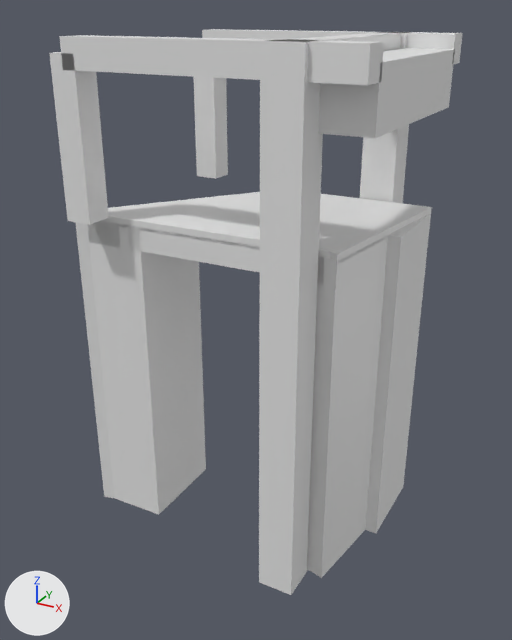
The glTF model models/maasland/maasland-brug-8de20310/maasland-brug-8de20310.glb: old version first, new version second.
Both versions are drawn from a 50 mm camera at (11.2, -20.3, 7.6) aimed at (0.4, -0.7, -2.2). Arrows for +X, +Y and +Z are at lower left; the lights stay in place. The older version comes first. Vertices at exactly the same position are counted once.

The scene before the commit, as lines of its bpy script (objects in view):
```python
ob_building_balans = bpy.data.objects.new('building:balans', me_balans)
ob_building_balans.location = (0.0, 0.0, 0.0)
ob_building_hamei = bpy.data.objects.new('building:hamei', me_hamei)
ob_building_hamei.location = (0.0, 0.0, 0.0)
ob_building_hamei_2 = bpy.data.objects.new('building:hamei 2', me_hamei_2)
ob_building_hamei_2.location = (0.0, 0.0, 0.0)
ob_building_hangstang_2 = bpy.data.objects.new('building:hangstang 2', me_hangstang_2)
ob_building_hangstang_2.location = (0.0, 0.0, 0.0)
ob_building_portaal = bpy.data.objects.new('building:portaal', me_portaal)
ob_building_portaal.location = (0.0, 0.0, 0.0)
ob_road_dek = bpy.data.objects.new('road:dek', me_dek)
ob_road_dek.location = (0.0, 0.0, 0.0)
ob_road_inrit = bpy.data.objects.new('road:inrit', me_inrit)
ob_road_inrit.location = (0.0, 0.0, 0.0)
ob_road_landhoofd__aangenomen = bpy.data.objects.new('road:landhoofd (aangenomen)', me_landhoofd__aangenomen)
ob_road_landhoofd__aangenomen.location = (0.0, 0.0, 0.0)
ob_road_landhoofd__aangenomen__2 = bpy.data.objects.new('road:landhoofd (aangenomen) 2', me_landhoofd__aangenomen__2)
ob_road_landhoofd__aangenomen__2.location = (0.0, 0.0, 0.0)
# me_portaal
# before: 0 (3.51, 3.75, 6.87) at pixel (406, 32), 1 (3.51, 3.75, 5.97), 2 (2.61, 3.75, 5.97), 3 (2.61, 3.75, 6.87) at pixel (380, 32), 4 (3.51, -3.66, 6.87) at pixel (310, 41)
# before: 5 (2.61, -3.66, 6.87) at pixel (277, 40), 6 (2.61, -3.66, 5.97), 7 (3.51, -3.66, 5.97)
# me_hangstang_2
# before: 0 (-3.61, -3.21, 6.42), 1 (-4.51, -3.21, 6.42), 2 (-4.51, -4.11, 6.42) at pixel (49, 52), 3 (-3.61, -4.11, 6.42) at pixel (73, 53), 4 (-3.61, -3.21, 1.46) at pixel (108, 217)
# before: 5 (-3.61, -4.11, 1.46) at pixel (89, 224), 6 (-4.51, -4.11, 1.46) at pixel (67, 220), 7 (-4.51, -3.21, 1.46)
# me_hangstang
# before: 0 (-3.61, 4.2, 6.42), 1 (-4.51, 4.2, 6.42), 2 (-4.51, 3.3, 6.42), 3 (-3.61, 3.3, 6.42), 4 (-3.61, 4.2, 1.46) at pixel (227, 174)
# before: 5 (-3.61, 3.3, 1.46) at pixel (216, 178), 6 (-4.51, 3.3, 1.46) at pixel (196, 176), 7 (-4.51, 4.2, 1.46)
# also in view: 'building:hangstang' at (-4.1, 3.8, 3.9); 'building:balans 2' at (0.6, -3.7, 6.4); 'building:contragewicht' at (4.4, 0.0, 5.5)
```
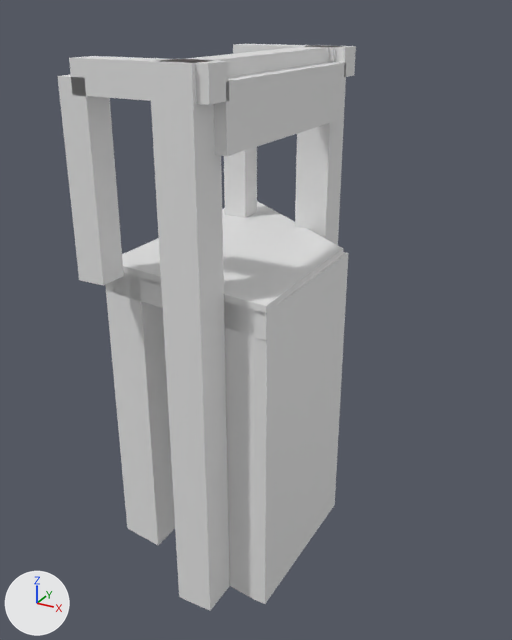
Location of each change, (x1, y1, x2, y2) in pixels of the pictures (512 x 640 px):
'building:hamei 2', moved, rescaled (26% wider)
    before: (259, 39, 323, 595)
    after: (149, 59, 230, 611)
'road:landhoofd (aangenomen) 2', reshaped
    before: (307, 213, 431, 578)
    after: (224, 252, 348, 604)
'road:landhoofd (aangenomen)', reshaped
    before: (75, 221, 206, 515)
    after: (105, 272, 175, 545)
'road:inrit', moved, turned
    before: (99, 192, 432, 264)
    after: (122, 201, 343, 316)
'building:contragewicht', moved, rescaled
    before: (318, 48, 455, 138)
    after: (214, 62, 346, 156)
'building:balans 2', moved, rescaled (51% narrower)
    before: (59, 35, 384, 85)
    after: (69, 56, 229, 105)
'building:hangstang 2', reshaped (10% wider, 22% taller)
    before: (49, 52, 109, 225)
    after: (58, 75, 124, 286)
'building:hamei', moved, rescaled
    before: (360, 32, 413, 204)
    after: (295, 45, 346, 245)
'road:dek', moved, turned
    before: (88, 218, 431, 288)
    after: (105, 273, 267, 340)
'building:hangstang', reshaped
    before: (194, 77, 228, 179)
    after: (224, 147, 257, 218)
'building:balans', moved, rescaled (53% narrower, 8% shorter)
    before: (202, 29, 463, 65)
    after: (233, 44, 356, 77)
'building:portaal', reshaped
    before: (287, 32, 401, 51)
    after: (174, 46, 332, 77)

Diff of the bpy script that builds the scene:
```diff
--- a/models/maasland/maasland-brug-8de20310/maasland-brug-8de20310.glb.py
+++ b/models/maasland/maasland-brug-8de20310/maasland-brug-8de20310.glb.py
@@ me_dek @@
-me_dek.from_pydata(...)  # 18 vertices, 32 faces; spans x -5.06..5.06, y -3.09..3.09, z 0.46..1.26
+me_dek.from_pydata(...)  # 18 vertices, 32 faces; spans x -3.09..3.09, y -5.06..5.06, z -0.58..0.22
+# me_dek part 1: the whole mesh is turned -90 degrees about the z axis through its middle, then moved by (0.0, 0.0, -1.04)
@@ me_inrit @@
-me_inrit.from_pydata(...)  # 18 vertices, 32 faces; spans x -5.06..5.06, y -3.09..3.09, z 1.16..1.46
+me_inrit.from_pydata(...)  # 18 vertices, 32 faces; spans x -3.09..3.09, y -5.06..5.06, z 0.12..0.42
+# me_inrit part 2: the whole mesh is turned -90 degrees about the z axis through its middle, then moved by (0.0, 0.0, -1.04)
@@ me_landhoofd__aangenomen @@
-me_landhoofd__aangenomen.from_pydata(...)  # 28 vertices, 52 faces; spans x -5.06..-2.53, y -3.19..0.27, z -10.0..1.26
+me_landhoofd__aangenomen.from_pydata(...)  # 20 vertices, 36 faces; spans x -3.09..-1.54, y -4.44..5.06, z -10.0..0.22
+# me_landhoofd__aangenomen part 3: the whole mesh is rebuilt
@@ me_landhoofd__aangenomen__2 @@
-me_landhoofd__aangenomen__2.from_pydata(...)  # 28 vertices, 52 faces; spans x 2.53..5.06, y -3.08..3.08, z -10.0..1.26
+me_landhoofd__aangenomen__2.from_pydata(...)  # 20 vertices, 36 faces; spans x 1.54..3.09, y -5.0..1.57, z -10.0..0.22
+# me_landhoofd__aangenomen__2 part 4: the whole mesh is rebuilt
@@ me_hamei @@
-me_hamei.from_pydata(...)  # 8 vertices, 12 faces; spans x 2.5..3.7, y 3.2..4.4, z -10.0..6.9
+me_hamei.from_pydata(...)  # 8 vertices, 12 faces; spans x 0.5..1.7, y 2.0..3.2, z -10.0..6.5
+# me_hamei part 5: the whole mesh is scaled about its middle by (1, 1, 0.975), then moved by (-2.0, -1.1, -0.2)
@@ me_hamei_2 @@
-me_hamei_2.from_pydata(...)  # 8 vertices, 12 faces; spans x 2.5..3.7, y -4.3..-3.1, z -10.0..6.9
+me_hamei_2.from_pydata(...)  # 8 vertices, 12 faces; spans x 0.5..1.7, y -6.1..-4.9, z -10.0..6.5
+# me_hamei_2 part 6: the whole mesh is scaled about its middle by (1, 1, 0.975), then moved by (-2.0, -1.8, -0.2)
@@ me_portaal @@
-me_portaal.from_pydata(...)  # 8 vertices, 12 faces; spans x 2.61..3.51, y -3.66..3.75, z 5.97..6.87
+me_portaal.from_pydata(...)  # 8 vertices, 12 faces; spans x 0.64..1.54, y -5.49..2.61, z 5.55..6.45
+# me_portaal part 7
+for i in [*range(4, 8)]: me_portaal.vertices[i].co += Vector((-1.97, -1.83, -0.42))
+for i in [*range(0, 4)]: me_portaal.vertices[i].co += Vector((-1.97, -1.14, -0.42))
@@ me_balans @@
-me_balans.from_pydata(...)  # 8 vertices, 12 faces; spans x -4.06..5.19, y 3.3..4.2, z 5.97..6.87
+me_balans.from_pydata(...)  # 8 vertices, 12 faces; spans x -2.09..2.04, y 2.16..3.06, z 5.55..6.45
+# me_balans part 8: the whole mesh is scaled about its middle by (0.447, 1, 1), then moved by (-0.59, -1.14, -0.42)
@@ me_hangstang @@
-me_hangstang.from_pydata(...)  # 8 vertices, 12 faces; spans x -4.51..-3.61, y 3.3..4.2, z 1.46..6.42
+me_hangstang.from_pydata(...)  # 8 vertices, 12 faces; spans x -2.54..-1.64, y 2.16..3.06, z 0.42..6.0
+# me_hangstang part 9
+for i in [*range(4, 8)]: me_hangstang.vertices[i].co += Vector((1.97, -1.14, -1.04))
+for i in [*range(0, 4)]: me_hangstang.vertices[i].co += Vector((1.97, -1.14, -0.42))
@@ me_balans_2 @@
-me_balans_2.from_pydata(...)  # 8 vertices, 12 faces; spans x -4.06..5.19, y -4.11..-3.21, z 5.97..6.87
+me_balans_2.from_pydata(...)  # 8 vertices, 12 faces; spans x -2.09..2.04, y -5.94..-5.04, z 5.55..6.45
+# me_balans_2 part 10: the whole mesh is scaled about its middle by (0.447, 1, 1), then moved by (-0.59, -1.83, -0.42)
@@ me_hangstang_2 @@
-me_hangstang_2.from_pydata(...)  # 8 vertices, 12 faces; spans x -4.51..-3.61, y -4.11..-3.21, z 1.46..6.42
+me_hangstang_2.from_pydata(...)  # 8 vertices, 12 faces; spans x -2.54..-1.64, y -5.94..-5.04, z 0.42..6.0
+# me_hangstang_2 part 11
+for i in [*range(4, 8)]: me_hangstang_2.vertices[i].co += Vector((1.97, -1.83, -1.04))
+for i in [*range(0, 4)]: me_hangstang_2.vertices[i].co += Vector((1.97, -1.83, -0.42))
@@ me_contragewicht @@
-me_contragewicht.from_pydata(...)  # 8 vertices, 12 faces; spans x 3.62..5.19, y -3.36..3.45, z 4.67..6.42
+me_contragewicht.from_pydata(...)  # 8 vertices, 12 faces; spans x 1.34..2.04, y -5.19..2.31, z 4.25..6.0
+# me_contragewicht part 12: the whole mesh is scaled about its middle by (0.447, 1.1, 1), then moved by (-2.71, -1.49, -0.42)
```
